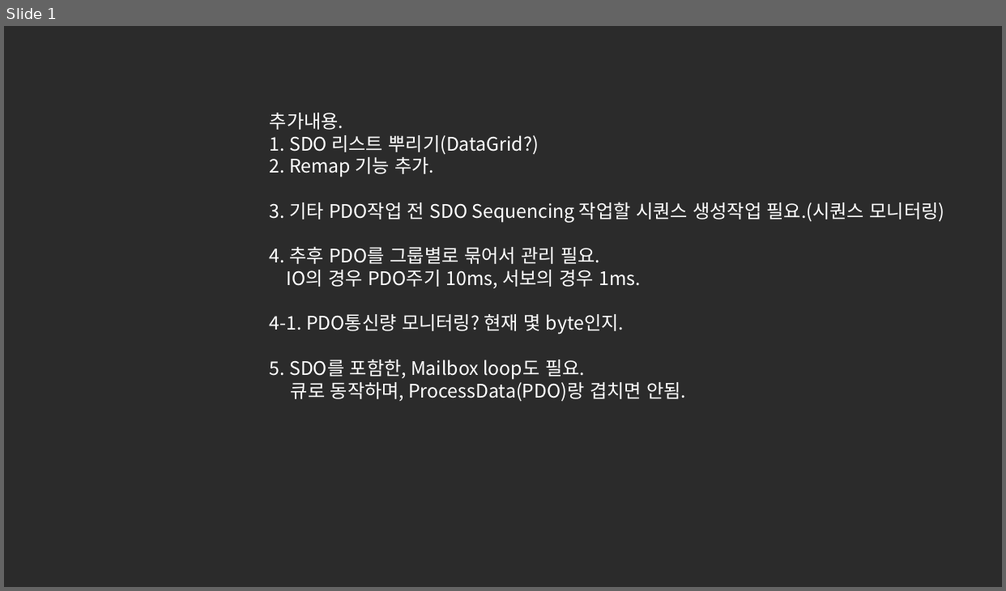
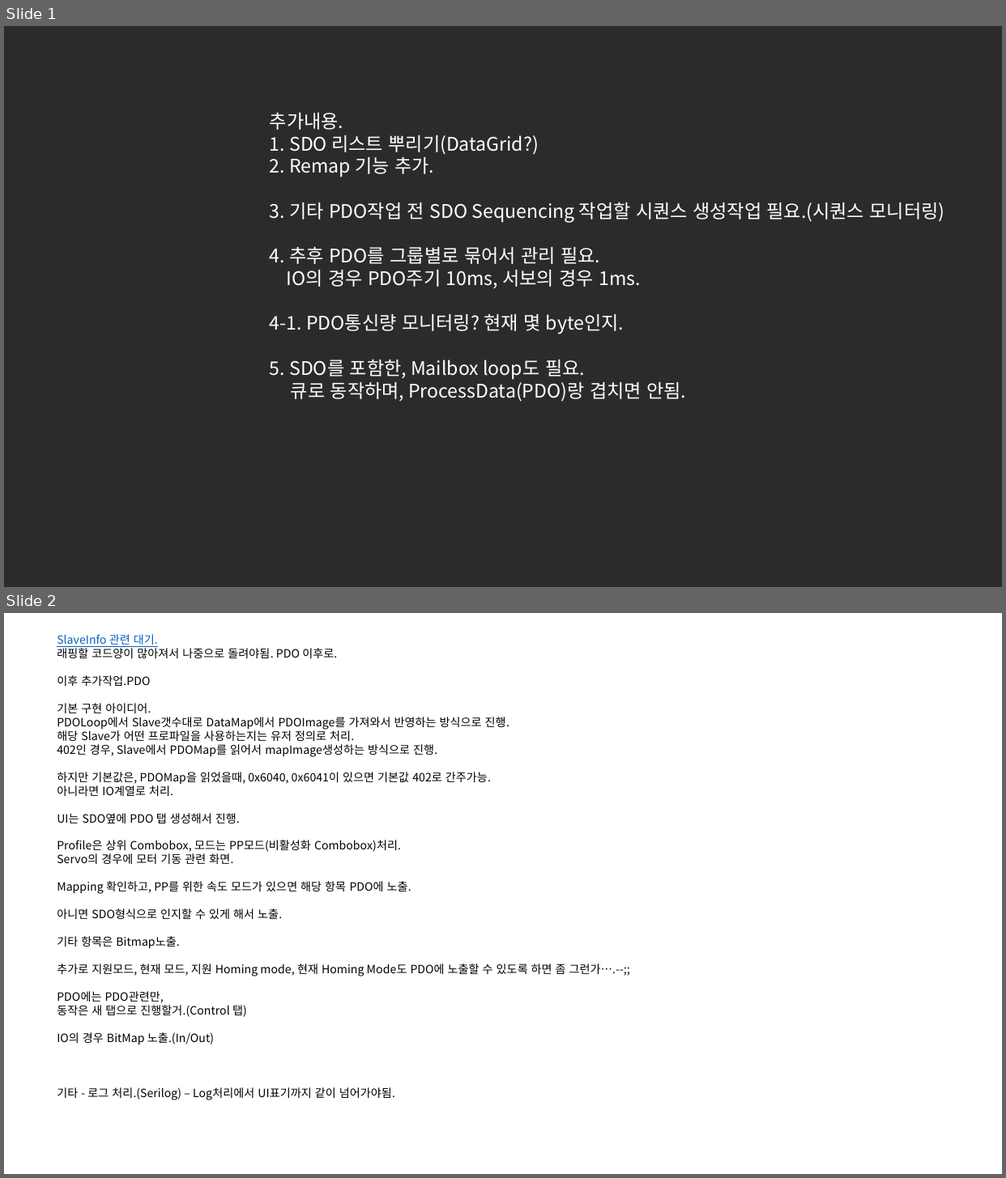
Before and after one commit to prussicblack/EC-Communication-Tester, a slide deck: 작업추가내용.pptx. Shown one above the other, each under a label of ours: slide 1 before the commit, slides 1 and 2 after it. The pictures are 1006x591 and 1006x1178 pixels, drawn with LibreOffice and Linux fonts; fonts in the diff are those of the drawing; background and template pictures are left out; a plain dark background stands for a picture behind light text. Boxes give left, top, right and bottom in pixels: in the first picture for what was removed or moved away, otherwise in the second. Text is boxed around its words. In the diff, an @@ line names an element or a change of style, - is before the commit and + after.

Commit message:
이후 작업내용 추가.

```diff
--- a/작업추가내용.pptx
+++ b/작업추가내용.pptx
@@ slide 2 added at (4, 613, 1002, 1174), background #FFFFFF @@
@@ text added at (57, 634, 630, 1101), 11 pt, text #000000 @@
+SlaveInfo 관련 대기.
+래핑할 코드양이 많아져서 나중으로 돌려야됨. PDO 이후로.
+이후 추가작업.PDO
+기본 구현 아이디어.
+PDOLoop에서 Slave갯수대로 DataMap에서 PDOImage를 가져와서 반영하는 방식으로 진행.
+해당 Slave가 어떤 프로파일을 사용하는지는 유저 정의로 처리.
+402인 경우, Slave에서 PDOMap를 읽어서 mapImage생성하는 방식으로 진행.
+하지만 기본값은, PDOMap을 읽었을때, 0x6040, 0x6041이 있으면 기본값 402로 간주가능.
+아니라면 IO계열로 처리.
+UI는 SDO옆에 PDO 탭 생성해서 진행.
+Profile은 상위 Combobox, 모드는 PP모드(비활성화 Combobox)처리.
+Servo의 경우에 모터 기동 관련 화면.
+Mapping 확인하고, PP를 위한 속도 모드가 있으면 해당 항목 PDO에 노출.
+아니면 SDO형식으로 인지할 수 있게 해서 노출.
+기타 항목은 Bitmap노출.
+추가로 지원모드, 현재 모드, 지원 Homing mode, 현재 Homing Mode도 PDO에 노출할 수 있도록 하면 좀 그런가….--;;
+PDO에는 PDO관련만,
+동작은 새 탭으로 진행할거.(Control 탭)
+IO의 경우 BitMap 노출.(In/Out)
+기타 - 로그 처리.(Serilog) – Log처리에서 UI표기까지 같이 넘어가야됨.
```
Also in this commit, not shown: 1 other file.
